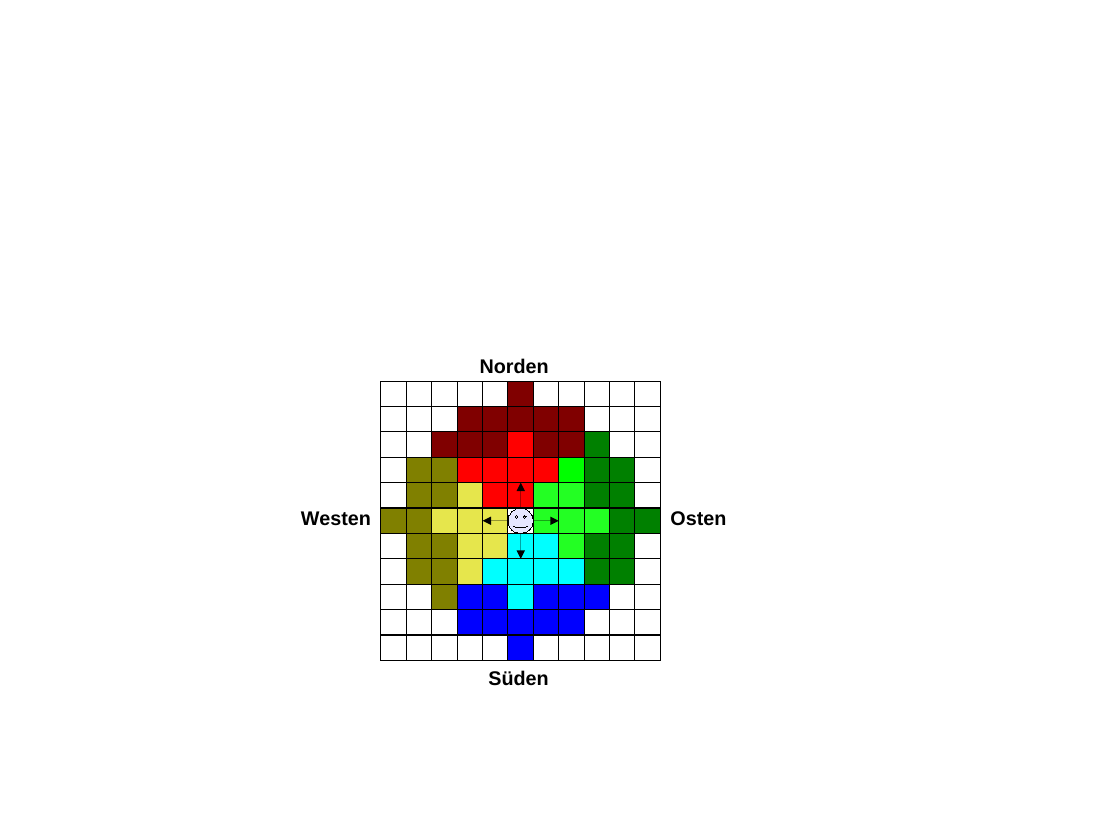
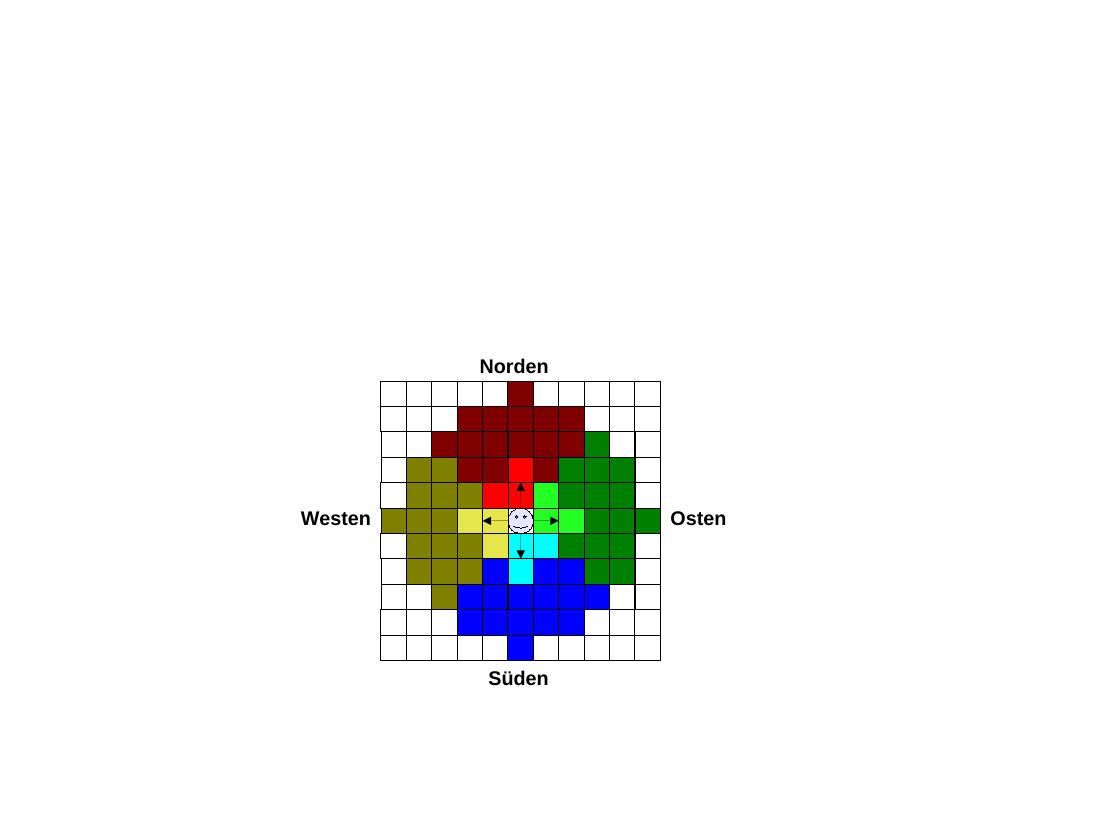
Before and after one commit to ClemensLode/Master-Thesis, a slide deck: slide 2 of graphics/graphics_diplomarbeit.odp. Drawn at 1120x840 pixels with LibreOffice and Linux fonts; fonts in the diff are those of the drawing. Boxes give left, top, right and bottom in pixels: in the first picture for what was removed or moved away, otherwise in the second. Text is boxed around its words. In the diff, an @@ line names an element or a change of style, - is before the commit and + after.

```diff
--- a/graphics/graphics_diplomarbeit.odp
+++ b/graphics/graphics_diplomarbeit.odp
@@ fill #FF0000 to #800000 in 4 elements at [457,457,483,483], [483,457,508,483], [534,457,559,483], [508,432,534,457] @@
@@ rectangle at [559,457,584,483]: fill #00FF00 to #008000 @@
@@ fill #23FF23 to #008000 in 3 elements at [559,483,584,508], [559,534,584,559], [584,508,610,534] @@
@@ fill #E6E64C to #808000 in 4 elements at [457,559,483,584], [432,508,457,534], [457,483,483,508], [457,534,483,559] @@
@@ fill #00FFFF to #0000FF in 4 elements at [483,559,508,584], [534,559,559,584], [559,559,584,584], [508,584,534,610] @@
```
Also in this commit, not shown: 3 other slides changed, 9 slides added, 10 slides removed, 6 other files.
